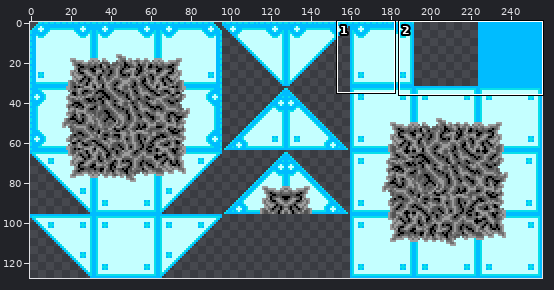
Two versions of one sprite sheet, WarmUp/assets/Environment/Levelsheet.png. The first picture is a wide view before the edit; the outline marks the close-up.
Close-up. Before the edit:
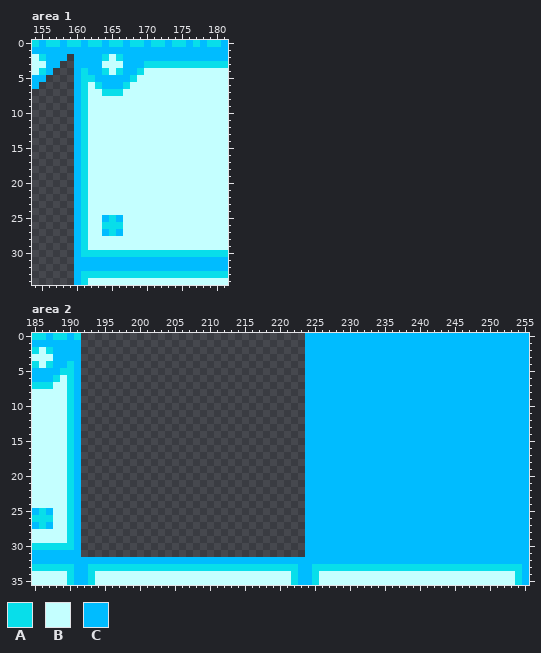
The file is 256x128 pixels. Shown: area 1: x 154..181, y 0..34; area 2: x 185..255, y 0..35. The commit also changed other parts of the picture, which this record leaves out.
Palette (. is transparent): A #08deea  B #c4ffff  C #00bcff
Pixels before, area 1, first column x 154:
 0 ACAACAACAACAACAACAACAACACAAC
 1 CCCCCCCCCCCCCCCCCCCCCCCCCCCC
 2 BACCC.CCCCABACCCCCCCCCCCCCCC
 3 BBCC..CCCCBBBCCCAAAAAAAAAAAA
 4 BAC...CACCABACCABBBBBBBBBBBB
 5 CC....CAACCCCCABBBBBBBBBBBBB
 6 C.....CABACCCABBBBBBBBBBBBBB
 7 ......CABBAAABBBBBBBBBBBBBBB
 8 ......CABBBBBBBBBBBBBBBBBBBB
 9 ......CABBBBBBBBBBBBBBBBBBBB
10 ......CABBBBBBBBBBBBBBBBBBBB
11 ......CABBBBBBBBBBBBBBBBBBBB
12 ......CABBBBBBBBBBBBBBBBBBBB
13 ......CABBBBBBBBBBBBBBBBBBBB
14 ......CABBBBBBBBBBBBBBBBBBBB
15 ......CABBBBBBBBBBBBBBBBBBBB
16 ......CABBBBBBBBBBBBBBBBBBBB
17 ......CABBBBBBBBBBBBBBBBBBBB
18 ......CABBBBBBBBBBBBBBBBBBBB
19 ......CABBBBBBBBBBBBBBBBBBBB
20 ......CABBBBBBBBBBBBBBBBBBBB
21 ......CABBBBBBBBBBBBBBBBBBBB
22 ......CABBBBBBBBBBBBBBBBBBBB
23 ......CABBBBBBBBBBBBBBBBBBBB
24 ......CABBBBBBBBBBBBBBBBBBBB
25 ......CABBCACBBBBBBBBBBBBBBB
26 ......CABBAAABBBBBBBBBBBBBBB
27 ......CABBCACBBBBBBBBBBBBBBB
28 ......CABBBBBBBBBBBBBBBBBBBB
29 ......CABBBBBBBBBBBBBBBBBBBB
30 ......CAAAAAAAAAAAAAAAAAAAAA
31 ......CCCCCCCCCCCCCCCCCCCCCC
32 ......CCCCCCCCCCCCCCCCCCCCCC
33 ......CAAAAAAAAAAAAAAAAAAAAA
34 ......CABBBBBBBBBBBBBBBBBBBB
Pixels before, area 2 (only the part around the change), first column x 185:
 0 AACAACA................................CCCCCCCCCCCCCCCCCCCCCCCCCCCCCCCC
 1 CCCCCCC................................CCCCCCCCCCCCCCCCCCCCCCCCCCCCCCCC
 2 ABACCCC................................CCCCCCCCCCCCCCCCCCCCCCCCCCCCCCCC
 3 BBBCCCC................................CCCCCCCCCCCCCCCCCCCCCCCCCCCCCCCC
 4 ABACCAC................................CCCCCCCCCCCCCCCCCCCCCCCCCCCCCCCC
 5 CCCCAAC................................CCCCCCCCCCCCCCCCCCCCCCCCCCCCCCCC
 6 CCCABAC................................CCCCCCCCCCCCCCCCCCCCCCCCCCCCCCCC
 7 AAABBAC................................CCCCCCCCCCCCCCCCCCCCCCCCCCCCCCCC
 8 BBBBBAC................................CCCCCCCCCCCCCCCCCCCCCCCCCCCCCCCC
 9 BBBBBAC................................CCCCCCCCCCCCCCCCCCCCCCCCCCCCCCCC
10 BBBBBAC................................CCCCCCCCCCCCCCCCCCCCCCCCCCCCCCCC
11 BBBBBAC................................CCCCCCCCCCCCCCCCCCCCCCCCCCCCCCCC
12 BBBBBAC................................CCCCCCCCCCCCCCCCCCCCCCCCCCCCCCCC
13 BBBBBAC................................CCCCCCCCCCCCCCCCCCCCCCCCCCCCCCCC
14 BBBBBAC................................CCCCCCCCCCCCCCCCCCCCCCCCCCCCCCCC
15 BBBBBAC................................CCCCCCCCCCCCCCCCCCCCCCCCCCCCCCCC
16 BBBBBAC................................CCCCCCCCCCCCCCCCCCCCCCCCCCCCCCCC
17 BBBBBAC................................CCCCCCCCCCCCCCCCCCCCCCCCCCCCCCCC
18 BBBBBAC................................CCCCCCCCCCCCCCCCCCCCCCCCCCCCCCCC
19 BBBBBAC................................CCCCCCCCCCCCCCCCCCCCCCCCCCCCCCCC
20 BBBBBAC................................CCCCCCCCCCCCCCCCCCCCCCCCCCCCCCCC
21 BBBBBAC................................CCCCCCCCCCCCCCCCCCCCCCCCCCCCCCCC
22 BBBBBAC................................CCCCCCCCCCCCCCCCCCCCCCCCCCCCCCCC
23 BBBBBAC................................CCCCCCCCCCCCCCCCCCCCCCCCCCCCCCCC
24 BBBBBAC................................CCCCCCCCCCCCCCCCCCCCCCCCCCCCCCCC
25 CACBBAC................................CCCCCCCCCCCCCCCCCCCCCCCCCCCCCCCC
26 AAABBAC................................CCCCCCCCCCCCCCCCCCCCCCCCCCCCCCCC
27 CACBBAC................................CCCCCCCCCCCCCCCCCCCCCCCCCCCCCCCC
28 BBBBBAC................................CCCCCCCCCCCCCCCCCCCCCCCCCCCCCCCC
29 BBBBBAC................................CCCCCCCCCCCCCCCCCCCCCCCCCCCCCCCC
30 AAAAAAC................................CCCCCCCCCCCCCCCCCCCCCCCCCCCCCCCC
31 CCCCCCC................................CCCCCCCCCCCCCCCCCCCCCCCCCCCCCCCC
32 CCCCCCCCCCCCCCCCCCCCCCCCCCCCCCCCCCCCCCCCCCCCCCCCCCCCCCCCCCCCCCCCCCCCCCC
33 AAAAAACCAAAAAAAAAAAAAAAAAAAAAAAAAAAAAACCAAAAAAAAAAAAAAAAAAAAAAAAAAAAAAC
34 BBBBBACCABBBBBBBBBBBBBBBBBBBBBBBBBBBBACCABBBBBBBBBBBBBBBBBBBBBBBBBBBBAC
Once edited:
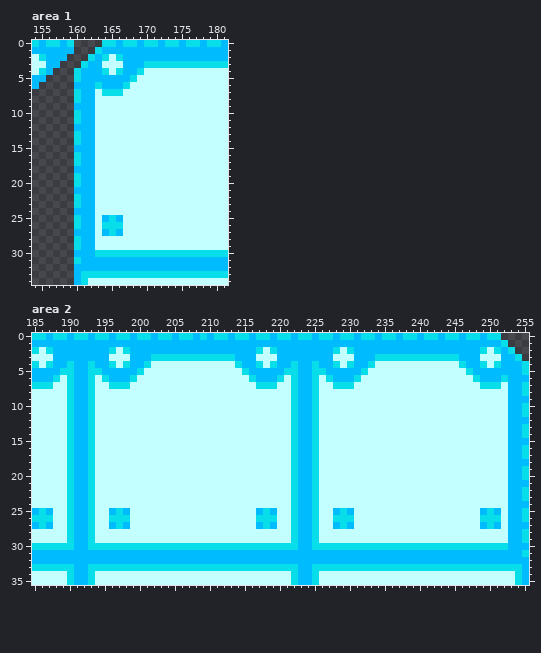
Changes in this commit:
Changed rows in their new state; - is an unchanged pixel.
Area 1:
first column x 160:
 0 ....A-CA-CA-CA-CA
 1 ...A-------------
 2 ..A--------------
 3 .A---------------
 4 AC---------------
 5 ACC--------------
 6 -CC--------------
 7 ACC--------------
 8 ACC--------------
 9 -CC--------------
10 ACC--------------
11 ACC--------------
12 -CC--------------
13 ACC--------------
14 ACC--------------
15 -CC--------------
16 ACC--------------
17 ACC--------------
18 -CC--------------
19 ACC--------------
20 ACC--------------
21 -CC--------------
22 ACC--------------
23 ACC--------------
24 -CC--------------
25 ACC--------------
26 ACC--------------
27 -CC--------------
28 ACC--------------
29 ACC--------------
30 -CC--------------
31 A----------------
Area 2:
first column x 192:
 0 ACAACAACAACAACAACACAACAACAACAACAA-AA-AA-AA-AA-AA-AA-AA-AA-AA....
 1 CCCCCCCCCCCCCCCCCCCCCCCCCCCCCCCC----------------------------A...
 2 CCCCABACCCCCCCCCCCCCCCCCCABACCCC----ABA------------------ABA-A..
 3 CCCCBBBCCCAAAAAAAAAAAACCCBBBCCCC----BBB---AAAAAAAAAAAA---BBB--A.
 4 CACCABACCABBBBBBBBBBBBACCABACCAC-A--ABA--ABBBBBBBBBBBBA--ABA---A
 5 CAACCCCCABBBBBBBBBBBBBBACCCCCAAC-AA-----ABBBBBBBBBBBBBBA-------A
 6 CABACCCABBBBBBBBBBBBBBBBACCCABAC-ABA---ABBBBBBBBBBBBBBBBA---A---
 7 CABBAAABBBBBBBBBBBBBBBBBBAAABBAC-ABBAAABBBBBBBBBBBBBBBBBBAAAB--A
 8 CABBBBBBBBBBBBBBBBBBBBBBBBBBBBAC-ABBBBBBBBBBBBBBBBBBBBBBBBBBB--A
 9 CABBBBBBBBBBBBBBBBBBBBBBBBBBBBAC-ABBBBBBBBBBBBBBBBBBBBBBBBBBB---
10 CABBBBBBBBBBBBBBBBBBBBBBBBBBBBAC-ABBBBBBBBBBBBBBBBBBBBBBBBBBB--A
11 CABBBBBBBBBBBBBBBBBBBBBBBBBBBBAC-ABBBBBBBBBBBBBBBBBBBBBBBBBBB--A
12 CABBBBBBBBBBBBBBBBBBBBBBBBBBBBAC-ABBBBBBBBBBBBBBBBBBBBBBBBBBB---
13 CABBBBBBBBBBBBBBBBBBBBBBBBBBBBAC-ABBBBBBBBBBBBBBBBBBBBBBBBBBB--A
14 CABBBBBBBBBBBBBBBBBBBBBBBBBBBBAC-ABBBBBBBBBBBBBBBBBBBBBBBBBBB--A
15 CABBBBBBBBBBBBBBBBBBBBBBBBBBBBAC-ABBBBBBBBBBBBBBBBBBBBBBBBBBB---
16 CABBBBBBBBBBBBBBBBBBBBBBBBBBBBAC-ABBBBBBBBBBBBBBBBBBBBBBBBBBB--A
17 CABBBBBBBBBBBBBBBBBBBBBBBBBBBBAC-ABBBBBBBBBBBBBBBBBBBBBBBBBBB--A
18 CABBBBBBBBBBBBBBBBBBBBBBBBBBBBAC-ABBBBBBBBBBBBBBBBBBBBBBBBBBB---
19 CABBBBBBBBBBBBBBBBBBBBBBBBBBBBAC-ABBBBBBBBBBBBBBBBBBBBBBBBBBB--A
20 CABBBBBBBBBBBBBBBBBBBBBBBBBBBBAC-ABBBBBBBBBBBBBBBBBBBBBBBBBBB--A
21 CABBBBBBBBBBBBBBBBBBBBBBBBBBBBAC-ABBBBBBBBBBBBBBBBBBBBBBBBBBB---
22 CABBBBBBBBBBBBBBBBBBBBBBBBBBBBAC-ABBBBBBBBBBBBBBBBBBBBBBBBBBB--A
23 CABBBBBBBBBBBBBBBBBBBBBBBBBBBBAC-ABBBBBBBBBBBBBBBBBBBBBBBBBBB--A
24 CABBBBBBBBBBBBBBBBBBBBBBBBBBBBAC-ABBBBBBBBBBBBBBBBBBBBBBBBBBB---
25 CABBCACBBBBBBBBBBBBBBBBBBCACBBAC-ABB-A-BBBBBBBBBBBBBBBBBB-A-B--A
26 CABBAAABBBBBBBBBBBBBBBBBBAAABBAC-ABBAAABBBBBBBBBBBBBBBBBBAAAB--A
27 CABBCACBBBBBBBBBBBBBBBBBBCACBBAC-ABB-A-BBBBBBBBBBBBBBBBBB-A-B---
28 CABBBBBBBBBBBBBBBBBBBBBBBBBBBBAC-ABBBBBBBBBBBBBBBBBBBBBBBBBBB--A
29 CABBBBBBBBBBBBBBBBBBBBBBBBBBBBAC-ABBBBBBBBBBBBBBBBBBBBBBBBBBB--A
30 CAAAAAAAAAAAAAAAAAAAAAAAAAAAAAAC-AAAAAAAAAAAAAAAAAAAAAAAAAAAA---
31 CCCCCCCCCCCCCCCCCCCCCCCCCCCCCCCC-------------------------------A
